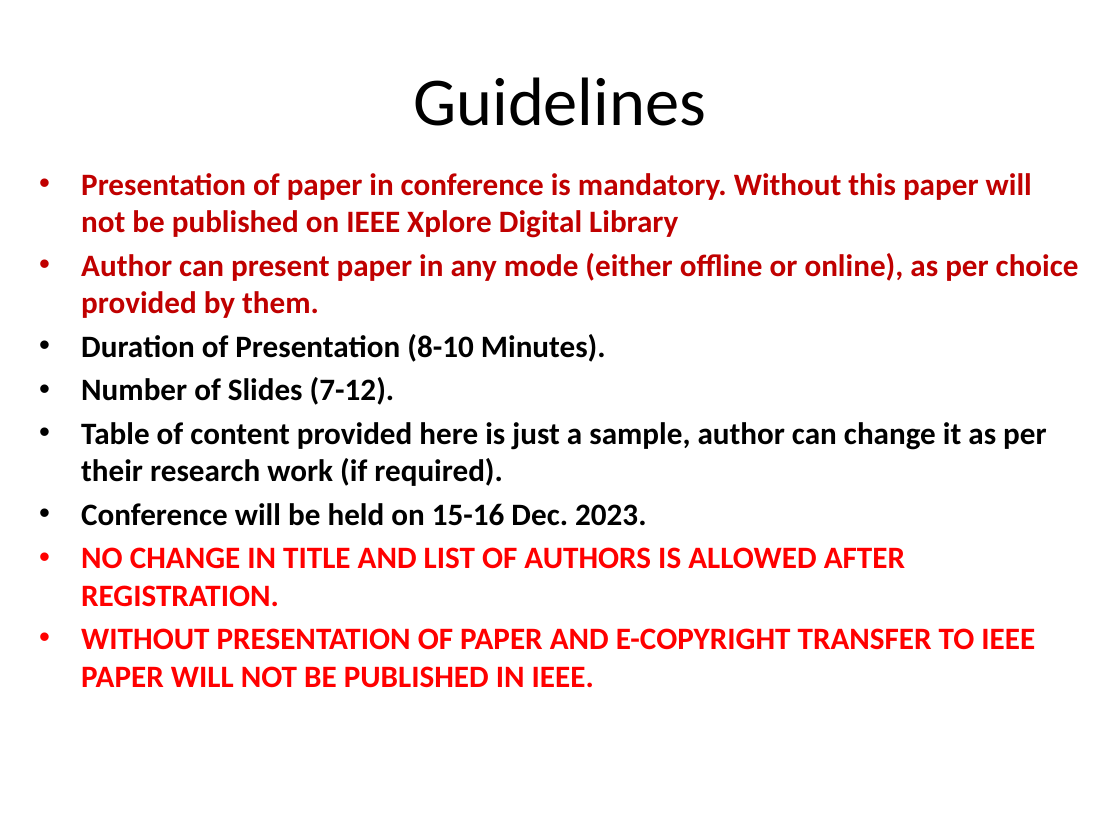
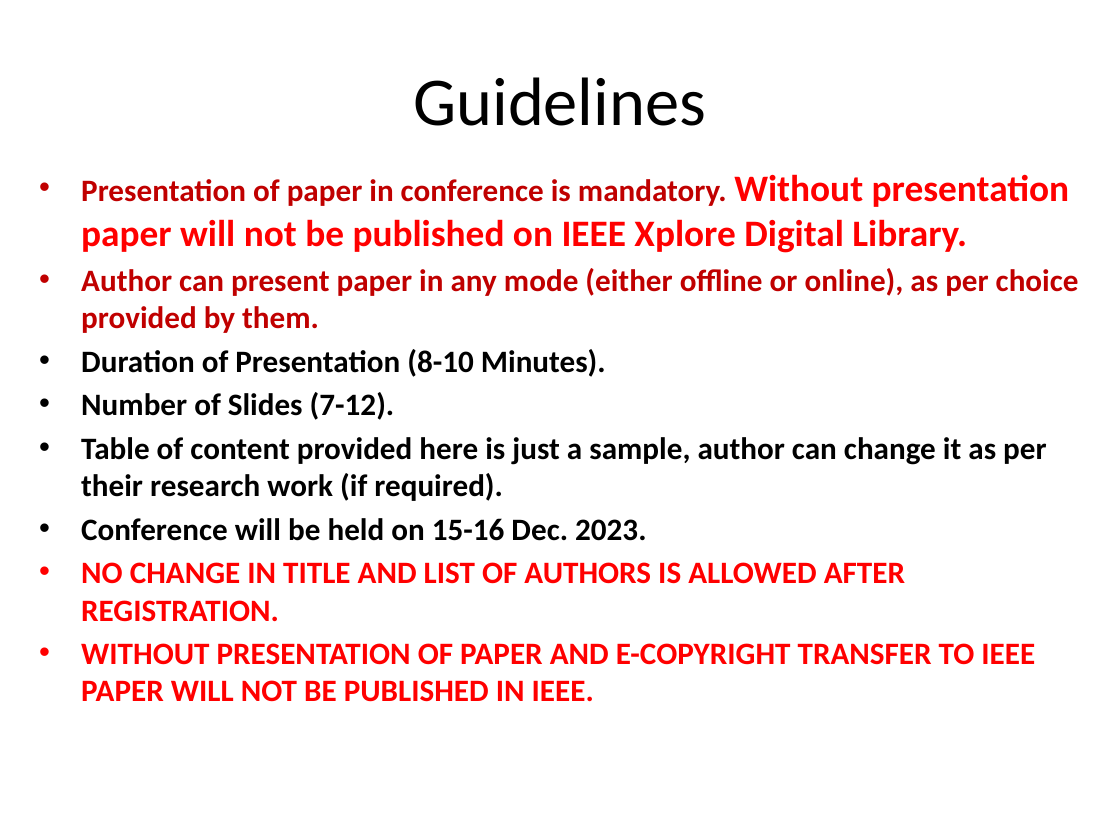
Before and after one commit to icac3n/website, a slide deck: slide 3 of public/documents/SamplePPTICAC3N-2023.pptx. Drawn at 1120x840 pixels with LibreOffice and Linux fonts; fonts in the diff are those of the drawing. Boxes give left, top, right and bottom in pixels: in the first picture for what was removed or moved away, otherwise in the second. Text is boxed around its words. In the diff, an @@ line names an element or a change of style, - is before the commit and + after.

```diff
--- a/public/documents/SamplePPTICAC3N-2023.pptx
+++ b/public/documents/SamplePPTICAC3N-2023.pptx
@@ text at (81,174,1070,253): text changed; size 20 to 24 pt; text colour #C00000 to #FF0000 @@
-• Presentation of paper in conference is mandatory. Without this paper will not be published on IEEE Xplore Digital Library
+• Presentation of paper in conference is mandatory. Without presentation paper will not be published on IEEE Xplore Digital Library.
```
Also in this commit, not shown: 1 other slide changed, 2 other files.
